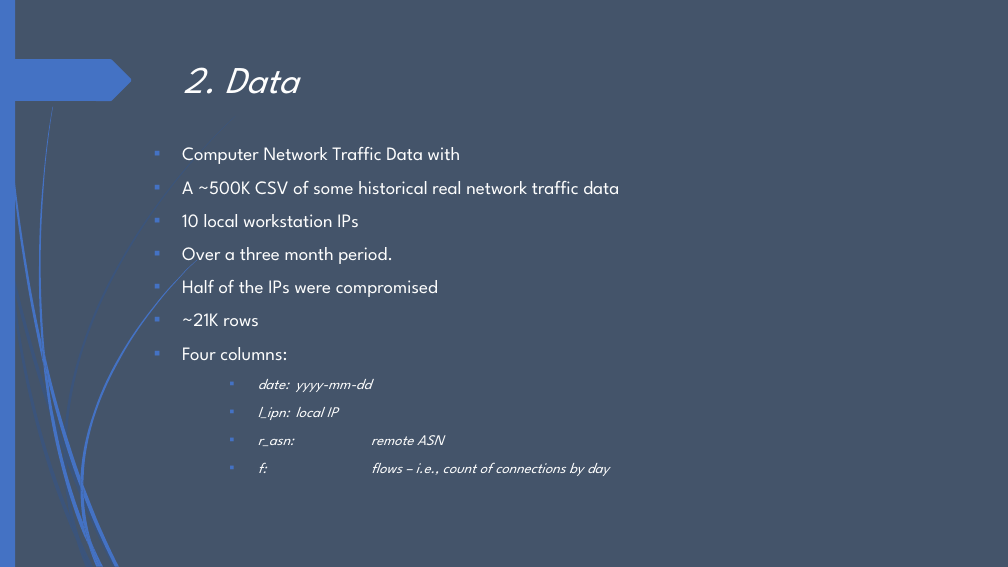
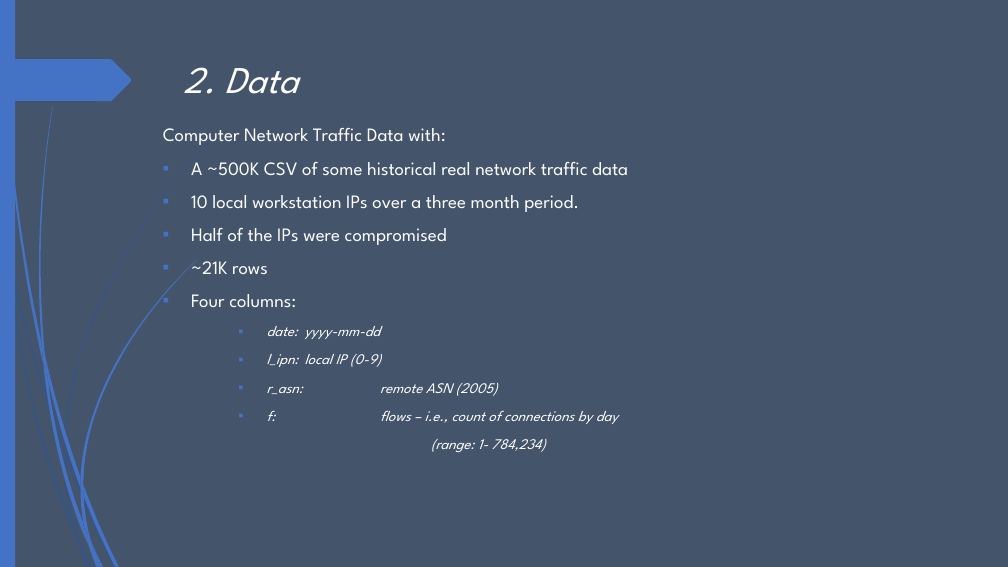
Before and after one commit to peterquynhle/Computer-Network-Traffic-Data, a slide deck: slide 4 of Computer Network Traffic Data.pptx. Drawn at 1008x567 pixels with LibreOffice and Linux fonts; fonts in the diff are those of the drawing. Boxes give left, top, right and bottom in pixels: in the first picture for what was removed or moved away, otherwise in the second. Text is boxed around its words. In the diff, an @@ line names an element or a change of style, - is before the commit and + after.

```diff
--- a/Computer Network Traffic Data.pptx
+++ b/Computer Network Traffic Data.pptx
@@ text "Computer Network Traffic Data with:" moved from (x1=182, y1=147, x2=619, y2=476) to (x1=163, y1=128, x2=628, y2=452) @@
@@ text at (x1=163, y1=128, x2=445, y2=145): text changed @@
-▪ Computer Network Traffic Data with
+Computer Network Traffic Data with:
@@ text at (x1=191, y1=195, x2=579, y2=212): text changed @@
-▪ 10 local workstation IPs
-▪ Over a three month period.
+▪ 10 local workstation IPs over a three month period.
@@ text at (x1=267, y1=354, x2=498, y2=396): text changed @@
-    ▪ l_ipn: local IP
-    ▪ r_asn: remote ASN
+    ▪ l_ipn: local IP (0-9)
+    ▪ r_asn: remote ASN (2005)
@@ text at (x1=431, y1=439, x2=546, y2=452): paragraph added @@
+          (range: 1- 784,234)
```
